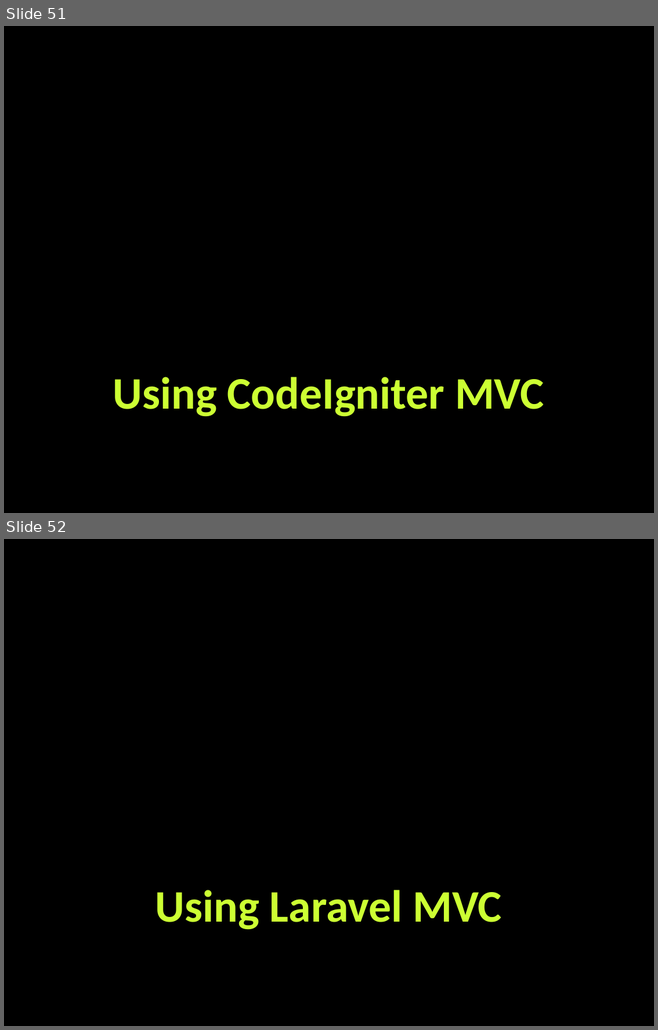
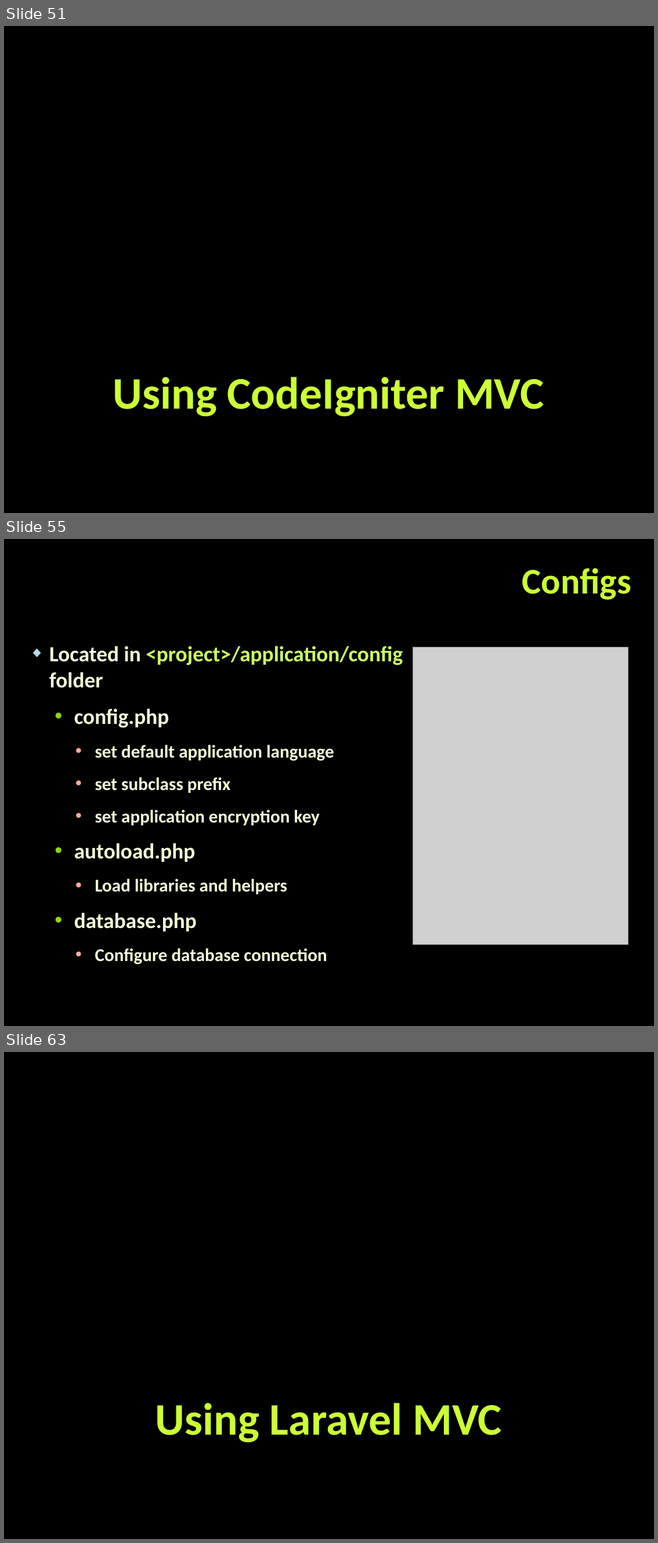
Before and after one commit to tanzhur/PHP_MVC-seminar, a slide deck: PHP_MVC.pptx. Shown one above the other, each under a label of ours: slides 51 and 52 before the commit, slides 51, 55 and 63 after it; the slides between them are not shown. The pictures are 658x1030 and 658x1543 pixels, drawn with LibreOffice and Linux fonts; fonts in the diff are those of the drawing; grey boxes stand for pictures; background and template pictures are left out. Boxes give left, top, right and bottom in pixels: in the first picture for what was removed or moved away, otherwise in the second. Text is boxed around its words. In the diff, an @@ line names an element or a change of style, - is before the commit and + after.

```diff
--- a/PHP_MVC.pptx
+++ b/PHP_MVC.pptx
@@ slide 55 added at box(4, 539, 654, 1026), background picture (left out) @@
@@ title added at box(522, 568, 631, 600), 40 pt, text #CCFF33, bold @@
+Configs
@@ text added at box(49, 646, 402, 965), 20 pt, text #F4FCD8, bold @@
+◆ Located in <project>/application/config folder
+  • config.php
+    • set default application language
+    • set subclass prefix
+    • set application encryption key
+  • autoload.php
+    • Load libraries and helpers
+  • database.php
+    • Configure database connection
@@ picture added at box(412, 647, 628, 945) @@
@@ what was slide 52 is now slide 63 @@
```
Also in this commit, not shown: 1 slide changed, 10 other slides added.
